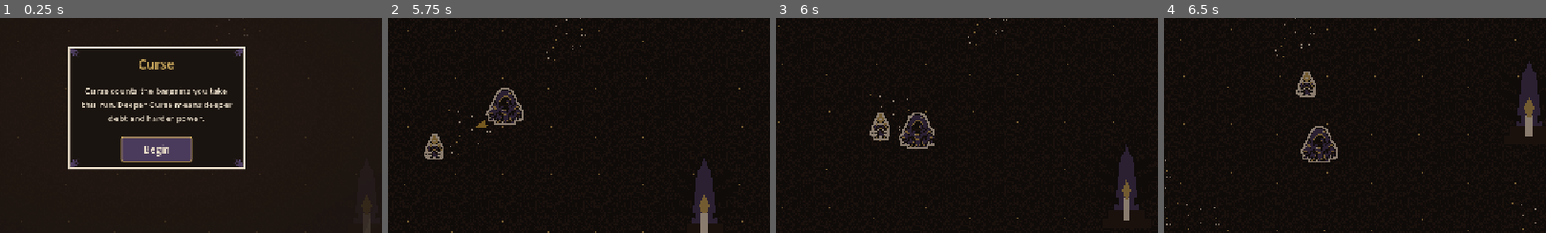
Above: before the commit, frames 1-4 (left to right).
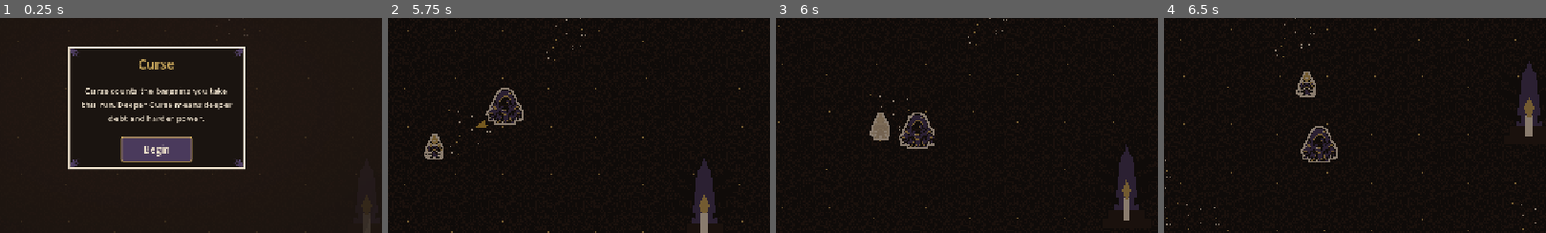
Above: after the commit, the same moments.

Repository: amzer24/sealed-chapel
Game: Godot game, scene res://scenes/main/Main.tscn
Same seed, same stepped clock (60 frames per second), same inputs: the game is played once before the commit and once after it.
Inputs (mouse positions are % of the whole screen's width and height, from its top left):
- Up to frame 1 (0.25 s): no input
- Up to frame 2 (5.75 s): click "Begin" at 0.5 s; tap Enter at 1.25 s; move the mouse to (72, 45) at 1.27 s; hold D 1.28-2.03 s; move the mouse to (30, 55) at 2.02 s; hold S 2.03-2.78 s; move the mouse to (60, 28) at 2.77 s; hold D 2.78-3.53 s; move the mouse to (45, 70) at 3.52 s; hold W 3.53-4.28 s; move the mouse to (80, 65) at 4.27 s; hold A from 4.28 s (still down); move the mouse to (20, 35) at 5.02 s
- Up to frame 3 (6 s): move the mouse to (55, 50) at 5.77 s; release A at 5.78 s; hold S from 5.78 s (still down)
- Up to frame 4 (6.5 s): keep holding S
The pictures show only the part of the screen within x 30-80%, y 29-79%; the shares and areas given below are measured in that part.

Frames 1-2 are identical in both runs. In frame 3, 0.2% of the frame differs, in the area x 25-30%, y 44-56%; in frame 4, nothing differs.

Commit message:
fix(combat): hit flash tween never advances while tree is paused
Lee playtest FAIL: hit flash completely invisible on crawler hit at
CAMERA_ZOOM 2.5. Not merely too short to feel.

Reproduced against the real Main.tscn (not an isolated instance):
instanced the actual scene graph (World/YSort/CanvasModulate/Player),
forced a Crawler next to the player, called take_damage, and read
HitFlash.self_modulate directly off the live node every frame instead
of trusting pixels. Root cause: Tween.set_pause_mode defaults to
TWEEN_PAUSE_BOUND, which ties progress to SceneTree.paused. On a
fresh save Main.tscn's CurseIntro pauses the tree in _ready() until
Begin is pressed -- confirmed self_modulate.a sat at exactly 0.0 for
80+ frames while paused, versus reaching 1.0 and cycling back to 0.0
within the same window once unpaused. flash() now sets
TWEEN_PAUSE_PROCESS so a triggered flash always completes regardless
of pause state.

Checked and ruled out the other three candidates from the bug report
before landing on this one: draw order (Visual's children print as
[Sprite, HitFlash], HitFlash drawn after/above the outlined Sprite as
intended), the baked bone ImageTexture (198 of 400 pixels opaque,
matching the source silhouette, confirmed non-empty), and flash()
reachability (confirmed reached from both Enemy.take_damage, before
the death branch, and Player.take_damage via a live self_modulate
readout in each path).

Also lengthened the pulse per the Source brief and given a real hold
plateau it didn't have before (rise 0.04s/fall 0.08s, straight up
then down) -- rise 0.07s, hold 0.10s, fall 0.16s, still one clear
pulse. Re-verified with an offscreen capture: the crawler's full
silhouette reads as one uniform bone colour during the hold (not a
partial blend), the outline rim is unaffected, and pixels land back
on the exact original values after the cycle. Re-ran natural
gameplay headlessly: 8 of 10 spawned enemies and the player both
reached full peak alpha through real combat, not just a scripted
call. Re-ran the headless Main smoke test (900 frames), clean.

Co-authored-by: Lee Leckenby <amzer24@users.noreply.github.com>

Diff:
--- a/scripts/common/HitFlash.gd
+++ b/scripts/common/HitFlash.gd
@@ -28,12 +28,24 @@
 ##
 ## So `mirror()` bakes a flat bone-recoloured copy of the target's texture
 ## once (same alpha shape, solid `Palette.BONE` fill), and `flash()` Tweens
-## this sprite's own `self_modulate` alpha up then back down over it --
-## bone is already baked into the pixels, so the Tween only needs to
-## control how much of it shows through.
+## this sprite's own `self_modulate` alpha up, holds it, then back down
+## over it -- bone is already baked into the pixels, so the Tween only
+## needs to control how much of it shows through.
+##
+## Bug fix (Lee playtest FAIL, completely invisible): the Tween's default
+## pause mode (`TWEEN_PAUSE_BOUND`) ties its progress to this node's own
+## pause behaviour, which in turn follows `SceneTree.paused` -- confirmed
+## with a live instrumented repro that `self_modulate.a` never left `0.0`
+## while the tree was paused (e.g. `CurseIntro`'s first-run pause), no
+## matter how much time passed. `flash()` now forces `TWEEN_PAUSE_PROCESS`
+## so a triggered flash always completes. Separately, the previous
+## rise/fall alone (0.04s/0.08s, no hold) was confirmed to work
+## mechanically but reads as too brief to register during real combat --
+## lengthened per the Source brief and given an explicit hold plateau.
 
-const RISE_TIME := 0.04
-const FALL_TIME := 0.08
+const RISE_TIME := 0.07
+const HOLD_TIME := 0.1
+const FALL_TIME := 0.16
 
 var _tween: Tween
 
@@ -56,5 +68,7 @@
 	if _tween:
 		_tween.kill()
 	_tween = create_tween()
+	_tween.set_pause_mode(Tween.TWEEN_PAUSE_PROCESS)
 	_tween.tween_property(self, "self_modulate:a", 1.0, RISE_TIME)
+	_tween.tween_interval(HOLD_TIME)
 	_tween.tween_property(self, "self_modulate:a", 0.0, FALL_TIME)
